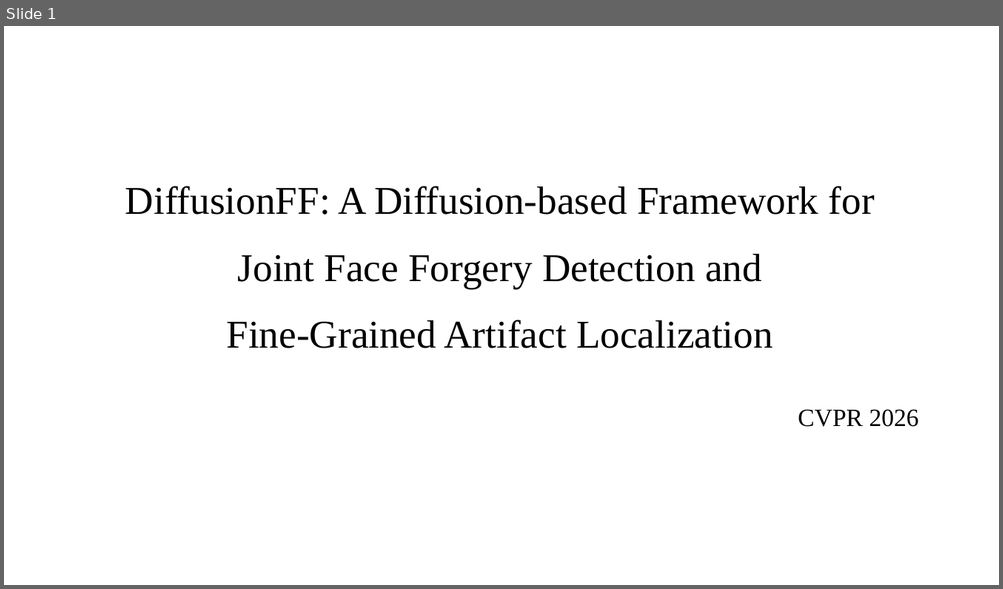
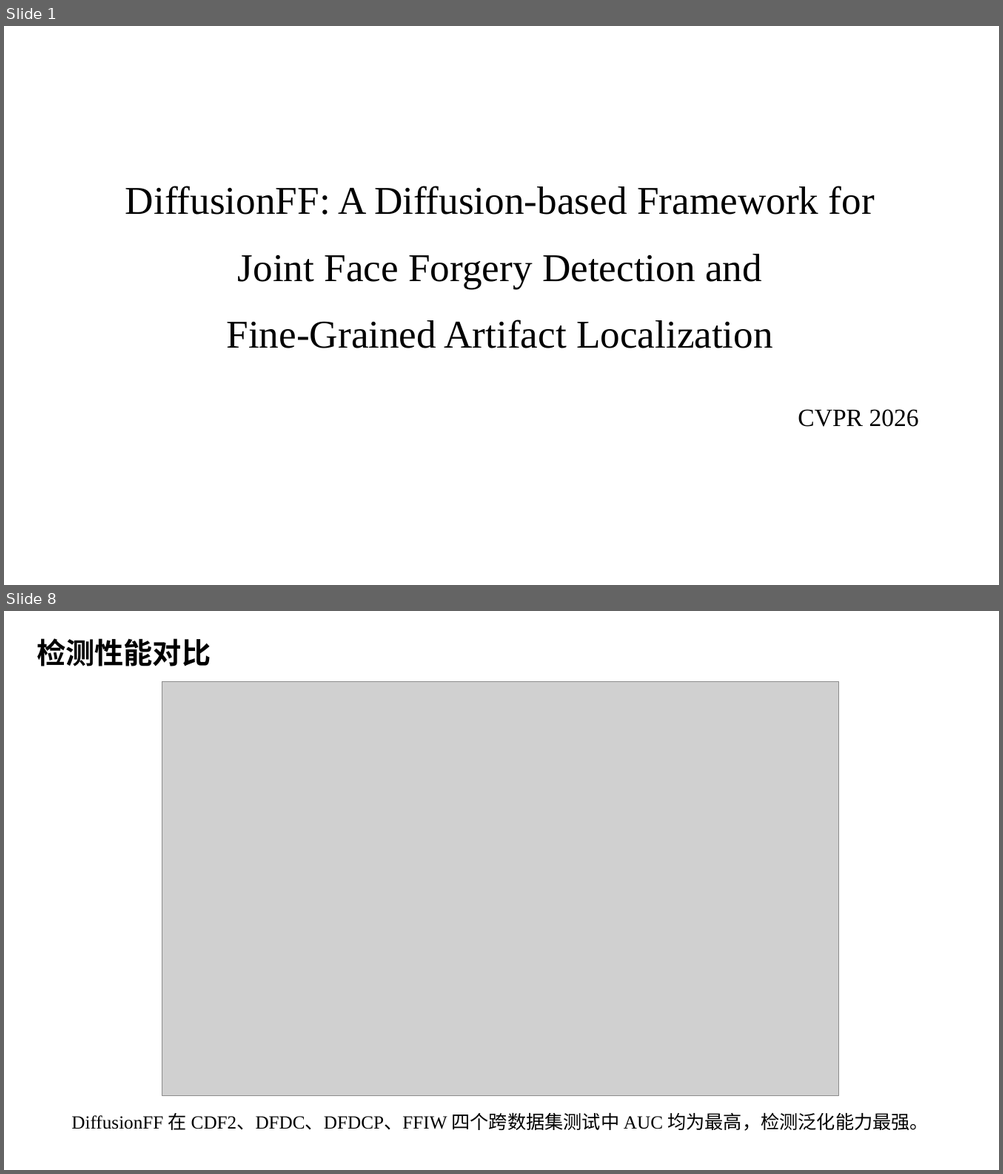
Before and after one commit to hljuzyc/Semantic-Segmentation, a slide deck: DiffusionFF汇报/DiffusionFF汇报.pptx. Shown one above the other, each under a label of ours: slide 1 before the commit, slides 1 and 8 after it; the slides between them are not shown. The pictures are 1003x589 and 1003x1174 pixels, drawn with LibreOffice and Linux fonts; fonts in the diff are those of the drawing; grey boxes stand for pictures. Boxes give left, top, right and bottom in pixels: in the first picture for what was removed or moved away, otherwise in the second. Text is boxed around its words. In the diff, an @@ line names an element or a change of style, - is before the commit and + after.

Commit message:
Simplify DiffusionFF slides to follow the template (13 slides)

```diff
--- a/DiffusionFF汇报/DiffusionFF汇报.pptx
+++ b/DiffusionFF汇报/DiffusionFF汇报.pptx
@@ slide 8 added at bbox=[4, 611, 999, 1170], background #FFFFFF @@
@@ text added at bbox=[37, 638, 210, 667], 28 pt, text #000000, bold @@
+检测性能对比
@@ picture added at bbox=[162, 682, 839, 1096] @@
@@ text added at bbox=[71, 1113, 928, 1131], 18 pt, text #000000 @@
+DiffusionFF 在 CDF2、DFDC、DFDCP、FFIW 四个跨数据集测试中 AUC 均为最高，检测泛化能力最强。
```
Also in this commit, not shown: 2 slides changed, 9 other slides added, 23 slides removed, 28 other files.
